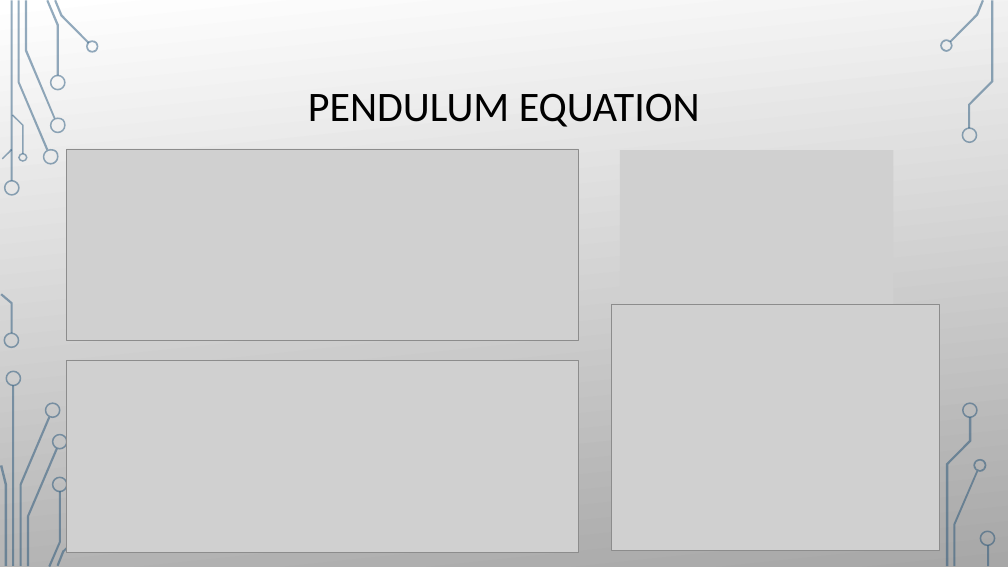
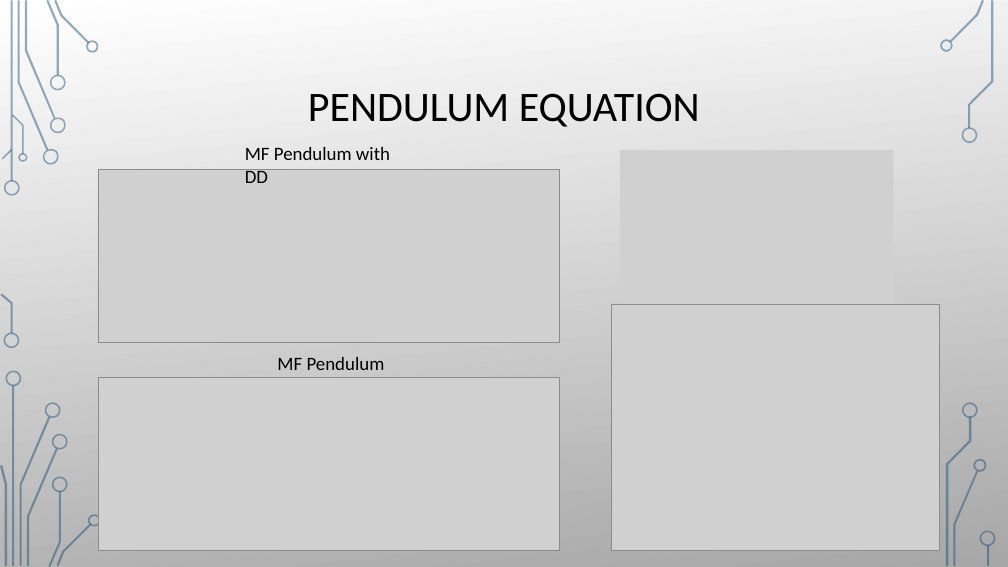
Before and after one commit to damienbeecroft/pnnl_research, a slide deck: slide 10 of MFFBPINNs.pptx (slide 9 before the commit). Drawn at 1008x567 pixels with LibreOffice and Linux fonts; fonts in the diff are those of the drawing; grey boxes stand for pictures; background and template pictures are left out. Boxes give left, top, right and bottom in pixels: in the first picture for what was removed or moved away, otherwise in the second. Text is boxed around its words. In the diff, an @@ line names an element or a change of style, - is before the commit and + after.

```diff
--- a/MFFBPINNs.pptx
+++ b/MFFBPINNs.pptx
@@ text added at box(245, 147, 390, 183), 18 pt, text #000000 @@
+MF Pendulum with DD
@@ picture: place and size @@
-picture at box(67, 149, 578, 341)
+picture at box(98, 169, 560, 343)
@@ text added at box(277, 357, 385, 370), 18 pt, text #000000 @@
+MF Pendulum
@@ picture: place and size @@
-picture at box(67, 361, 578, 553)
+picture at box(98, 377, 560, 551)
@@ freeform shape added at box(87, 514, 100, 526), fill gradient #134770 to #B4FFFF @@
@@ freeform shape added at box(88, 514, 101, 526), fill #134770 at 45% opacity @@
```
Also in this commit, not shown: 8 other slides changed, 2 slides added, 14 other files.
